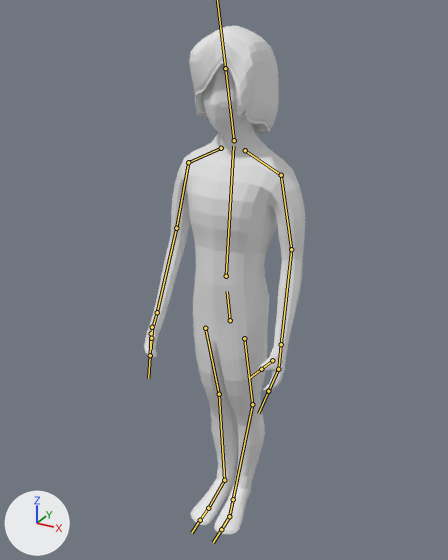
One commit to the FBX model Sona/Assets/Models/Characters/new/Character1.fbx: the scene before it, then after it.
Before and after are seen from a 50 mm lens placed at (0.928, -1.697, 1.856), pointed at (-0.035, 0.052, 0.981). The lights are fixed; the arrows at lower left show +X, +Y and +Z. The bones that bend it are drawn over the model as lines.
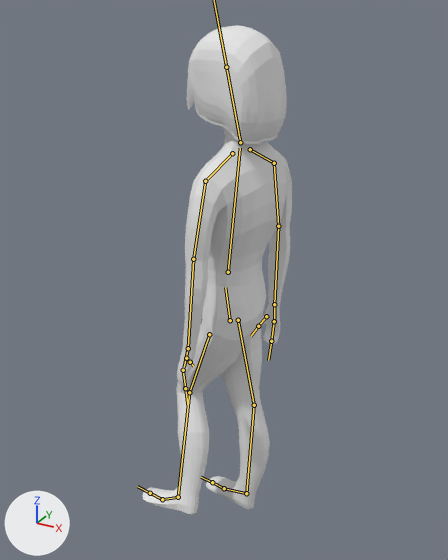
The newer file adds an action. The first version stands in its rest pose; the second is drawn at frame 12 of the action 'Lean.left'.

The change in detail:
Bone 'Bone' (bone_bone) turns from (0, 0, 0) to (50, -106, -39) degrees about its own x, y and z.
Bone 'Bone.001' (bone_bone_001) moves from (0.0, 0.0, 0.0) to (0.0, 0.003, -0.021).
Bone 'avambraccio.L' (bone_avambraccio_l) turns from (0, 0, 0) to (-18, 1, -1) degrees about its own x, y and z.
Bone 'mano.L' (bone_mano_l) turns from (0, 0, 0) to (4, 31, 5) degrees about its own x, y and z.
Bone 'avambraccio.R' (bone_avambraccio_r) turns from (0, 0, 0) to (-19, 1, 4) degrees about its own x, y and z.
Bone 'mano.R' (bone_mano_r) turns from (0, 0, 0) to (1, -30, -7) degrees about its own x, y and z.
Bone 'coscia.L' (bone_coscia_l) turns from (0, 0, 0) to (39, 8, 1) degrees about its own x, y and z.
Bone 'gamba.L' (bone_gamba_l) turns from (0, 0, 0) to (-51, 4, 25) degrees about its own x, y and z.
Bone 'piede.L' (bone_piede_l) turns from (0, 0, 0) to (4, -5, 7) degrees about its own x, y and z.
Bone 'ditapiede.L' (bone_ditapiede_l) turns from (0, 0, 0) to (8, -2, 1) degrees about its own x, y and z.

Location of each change, [x1, y1, x2, y2] in pixels of the pictures (448 x 560 px):
'Circle', posed (7% narrower): before [144, 26, 305, 535]; after [142, 26, 292, 515]
bone 'Bone', root to tip: before (230, 320) to (227, 291); after (230, 320) to (225, 287)
bone 'Bone.001', root to tip: before (226, 276) to (233, 146); after (228, 272) to (240, 148)
bone 'avambraccio.L', root to tip: before (291, 249) to (281, 344); after (193, 259) to (188, 348)
bone 'mano.L', root to tip: before (281, 344) to (279, 366); after (188, 348) to (184, 367)
bone 'avambraccio.R', root to tip: before (176, 228) to (157, 312); after (278, 226) to (274, 304)
bone 'mano.R', root to tip: before (157, 312) to (152, 330); after (274, 304) to (274, 319)
bone 'coscia.L', root to tip: before (244, 338) to (252, 404); after (209, 334) to (189, 392)
bone 'gamba.L', root to tip: before (252, 404) to (233, 499); after (189, 392) to (178, 497)
bone 'piede.L', root to tip: before (233, 499) to (229, 516); after (178, 497) to (162, 499)
bone 'ditapiede.L', root to tip: before (229, 516) to (221, 529); after (162, 499) to (150, 493)
